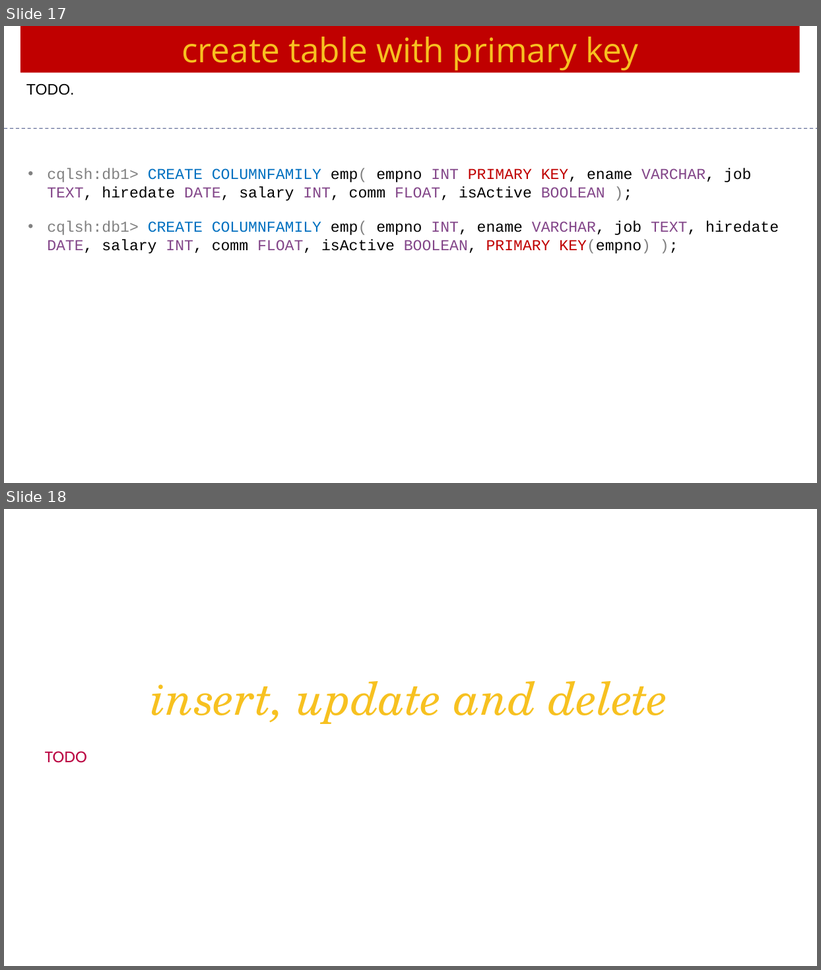
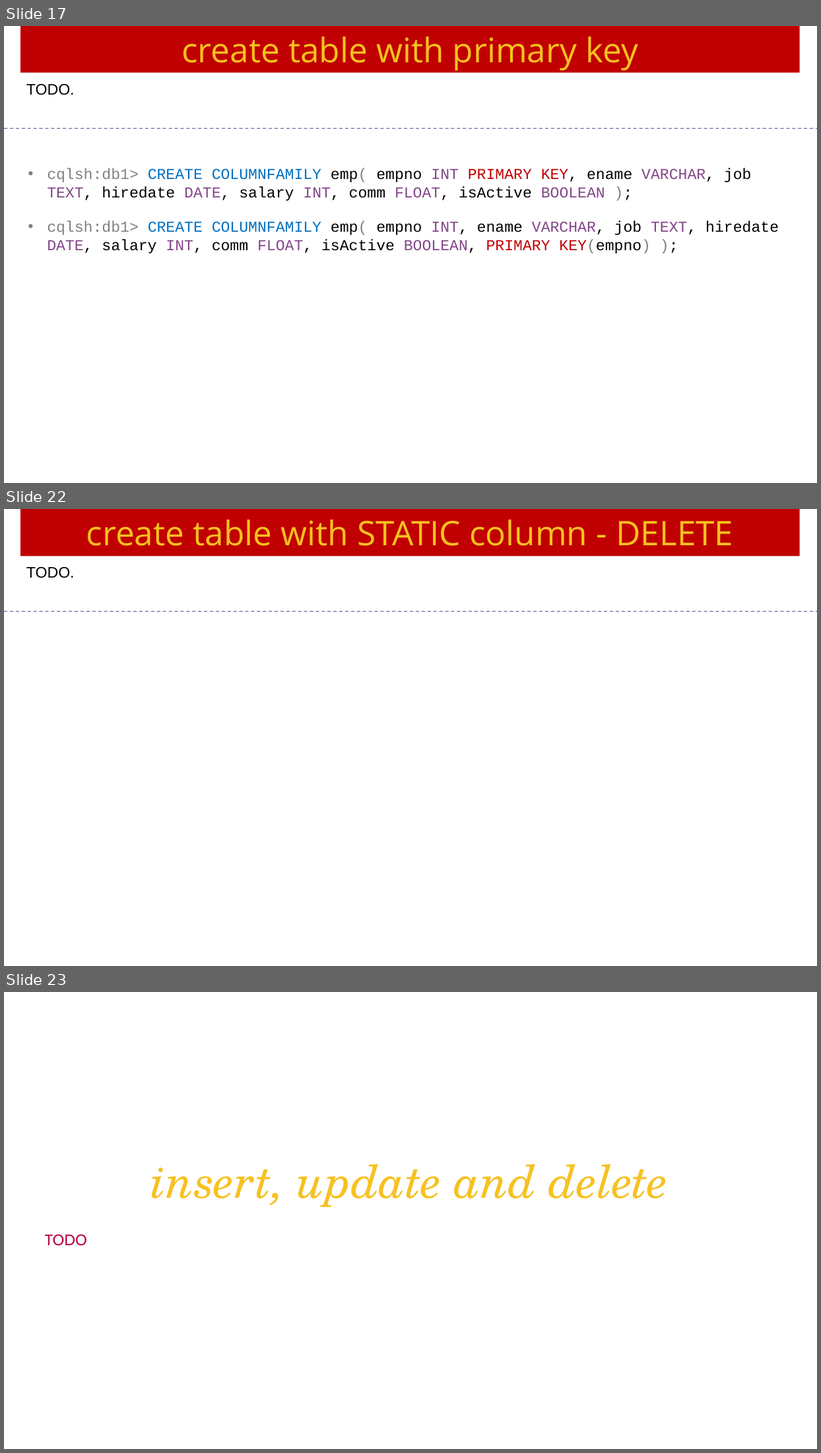
Before and after one commit to Saleel-Bagde/PPT-s, a slide deck: Cassandra Ver3.pptx. Shown one above the other, each under a label of ours: slides 17 and 18 before the commit, slides 17, 22 and 23 after it; the slides between them are not shown. The pictures are 821x970 and 821x1453 pixels, drawn with LibreOffice and Linux fonts; fonts in the diff are those of the drawing. Boxes give left, top, right and bottom in pixels: in the first picture for what was removed or moved away, otherwise in the second. Text is boxed around its words. In the diff, an @@ line names an element or a change of style, - is before the commit and + after.

```diff
--- a/Cassandra Ver3.pptx
+++ b/Cassandra Ver3.pptx
@@ slide 22 added at box(4, 509, 817, 966), background #FFFFFF @@
@@ rectangle added at box(20, 509, 800, 556), fill #C00000, 40 pt, text #F7C120 @@
+create table with STATIC column - DELETE
@@ text added at box(26, 567, 75, 578), 18 pt, text #000000 @@
+TODO.
@@ line added from (4, 611) to (817, 611), #6E78A0 0.99 pt dashed @@
@@ what was slide 18 is now slide 23 @@
```
Also in this commit, not shown: 2 slides changed, 3 other slides added, 1 slide removed.
